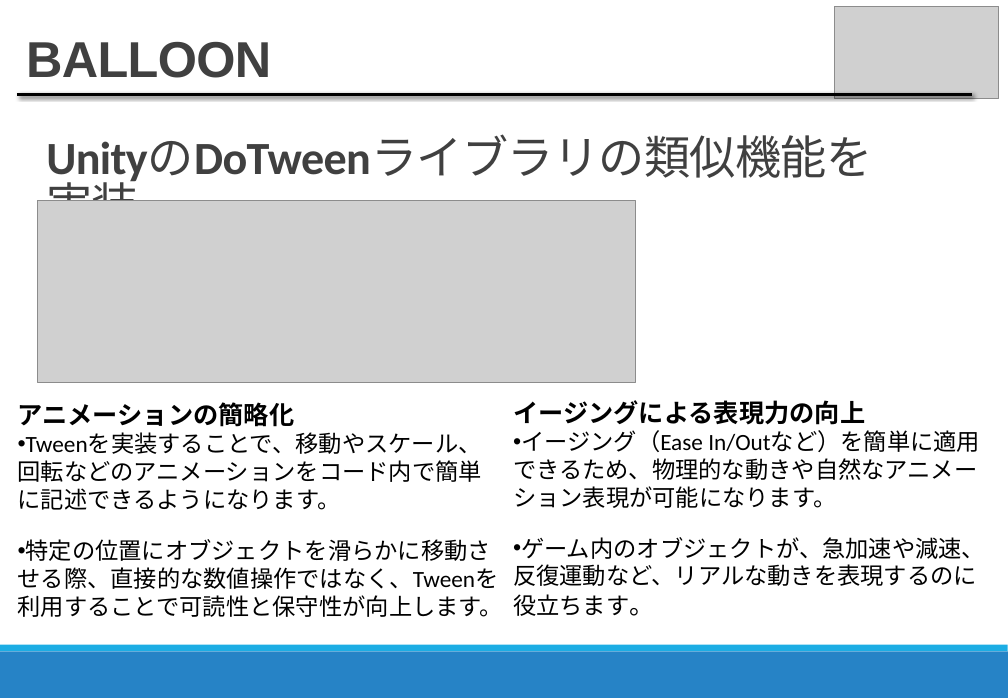
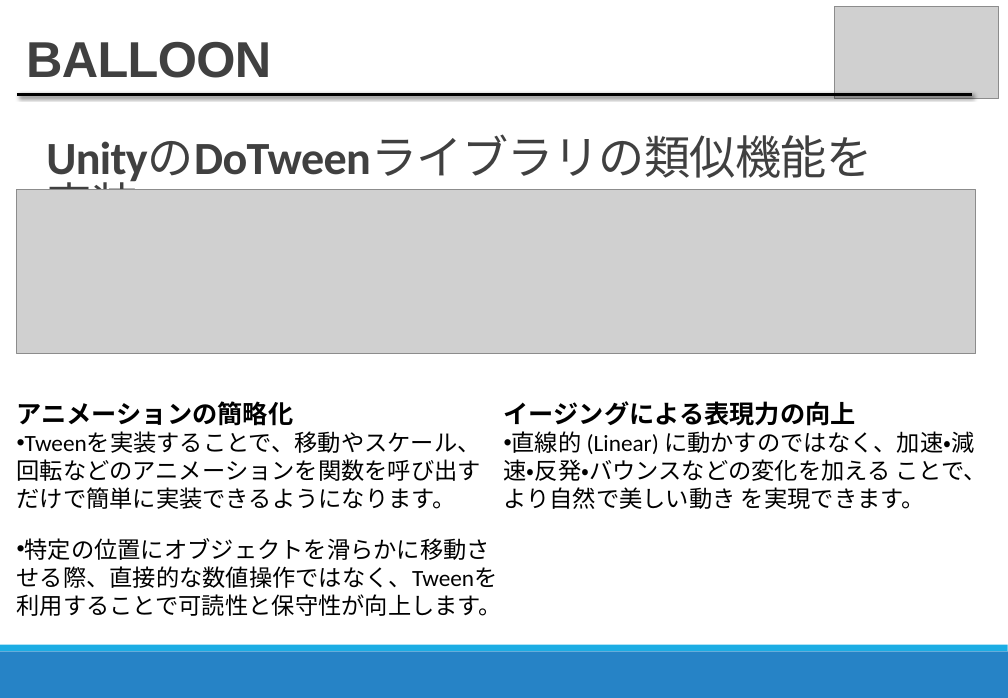
Before and after one commit to Shimizu-Shunki/Balloon, a slide deck: slide 3 of 資料.pptx. Drawn at 1008x698 pixels with LibreOffice and Linux fonts; fonts in the diff are those of the drawing; grey boxes stand for pictures. Boxes give left, top, right and bottom in pixels: in the first picture for what was removed or moved away, otherwise in the second. Text is boxed around its words. In the diff, an @@ line names an element or a change of style, - is before the commit and + after.

```diff
--- a/資料.pptx
+++ b/資料.pptx
@@ picture: place and size @@
-picture at [37,200,636,383]
+picture at [17,189,975,354]
@@ text "イージングによる表現力の向上": place and size @@
-text "イージングによる表現力の向上" at [513,400,985,616]
+text "イージングによる表現力の向上" at [504,401,987,509]
@@ text at [17,432,481,509]: text changed @@
-• Tweenを実装することで、移動やスケール、回転などのアニメーションをコード内で簡単に記述できるようになります。
+• Tweenを実装することで、移動やスケール、回転などのアニメーションを関数を呼び出すだけで簡単に実装できるようになります。
@@ text at [504,431,987,509]: text changed @@
-• イージング（Ease In/Outなど）を簡単に適用できるため、物理的な動きや自然なアニメーション表現が可能になります。
-• ゲーム内のオブジェクトが、急加速や減速、反復運動など、リアルな動きを表現するのに役立ちます。
+• 直線的 (Linear) に動かすのではなく、加速・減速・反発・バウンスなどの変化を加える ことで、より自然で美しい動き を実現できます。
```
Also in this commit, not shown: 1 other slide changed, 1 slide removed, 14 other files.
